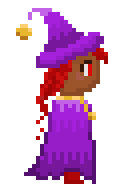
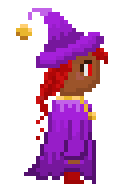
Revision of a layered 128 x 192 image; what changed, layer by layer:
showed "sleeve hat" (11th of 11, in "normal") over [60, 120, 88, 164]
